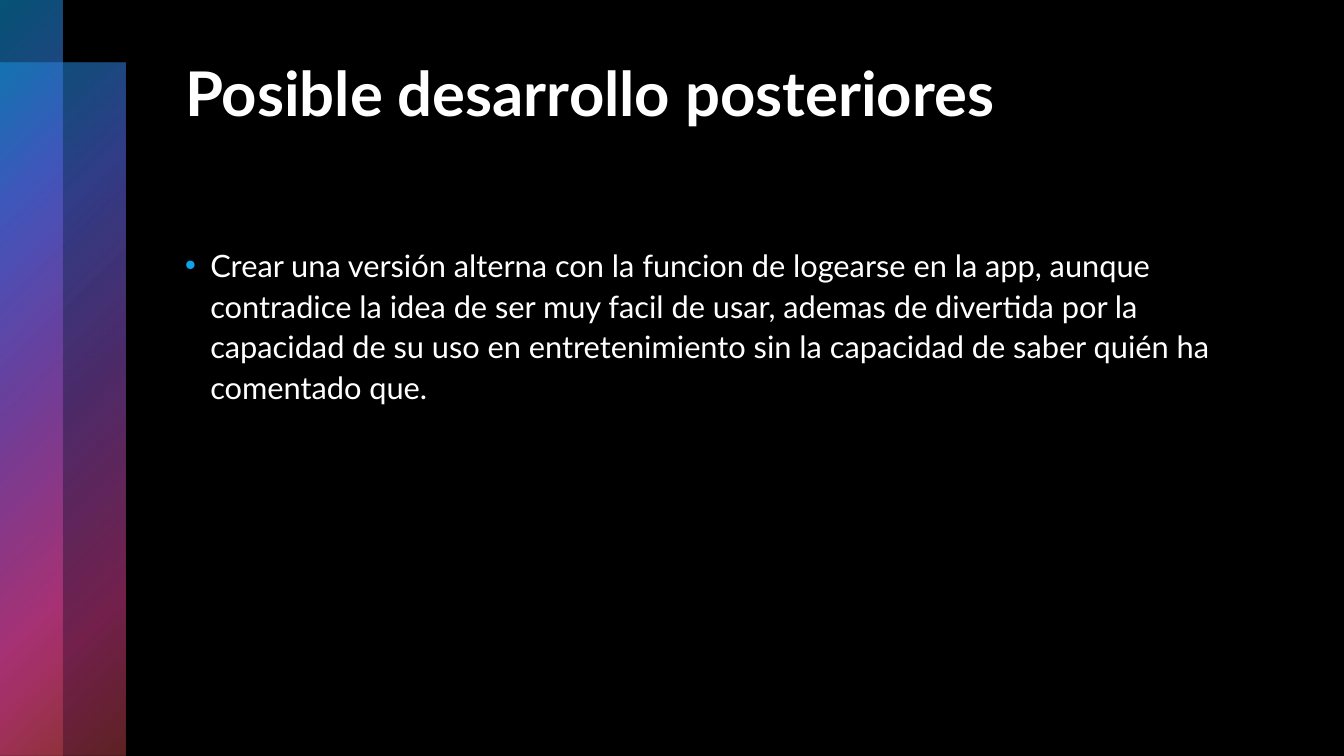
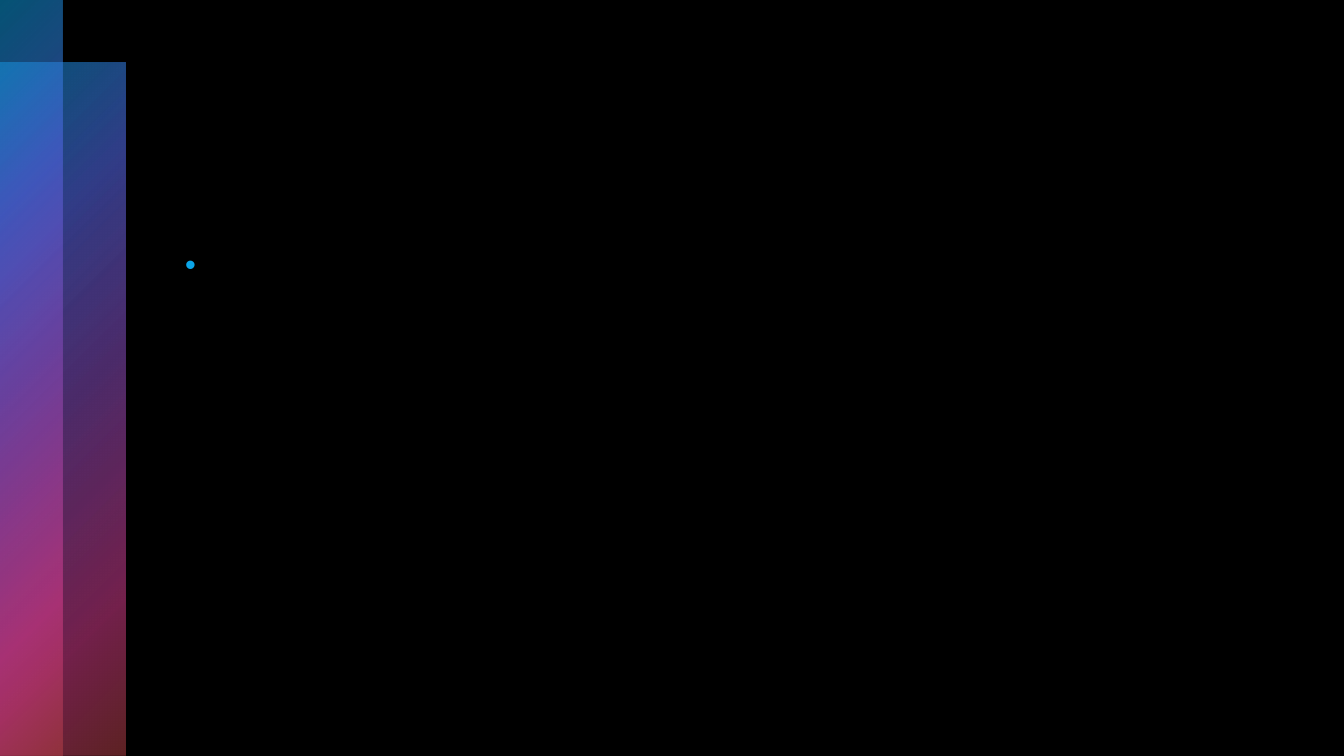
Before and after one commit to Neoarmadam/Proyecto_Final_DAW, a slide deck: slide 8 of Presentación.pptx. Drawn at 1344x756 pixels with LibreOffice and Linux fonts; fonts in the diff are those of the drawing. Boxes give left, top, right and bottom in pixels: in the first picture for what was removed or moved away, otherwise in the second. Text is boxed around its words. In the diff, an @@ line names an element or a change of style, - is before the commit and + after.

```diff
--- a/Presentación.pptx
+++ b/Presentación.pptx
@@ title removed at [185, 70, 994, 127] @@
-Posible desarrollo posteriores
@@ text removed at [210, 254, 1209, 405] @@
-• Crear una versión alterna con la funcion de logearse en la app, aunque contradice la idea de ser muy facil de usar, ademas de divertida por la capacidad de su uso en entretenimiento sin la capacidad de saber quién ha comentado que.
```
Also in this commit, not shown: 8 other slides changed, 1 slide added, 1 slide removed, 1 other file.
